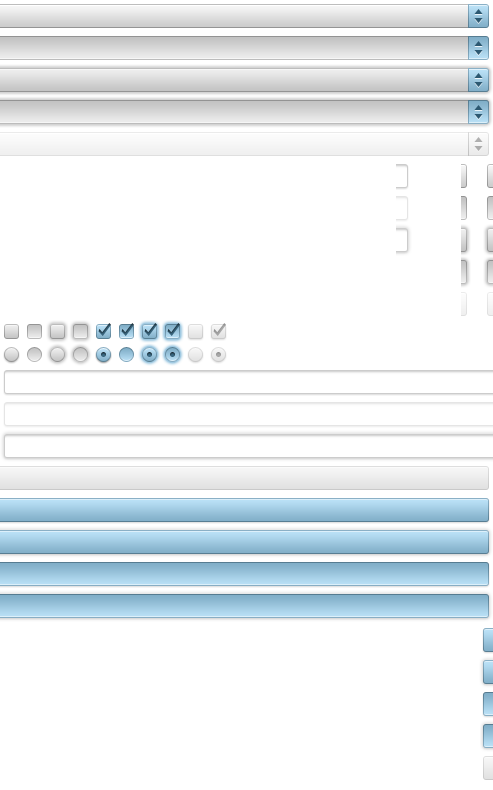
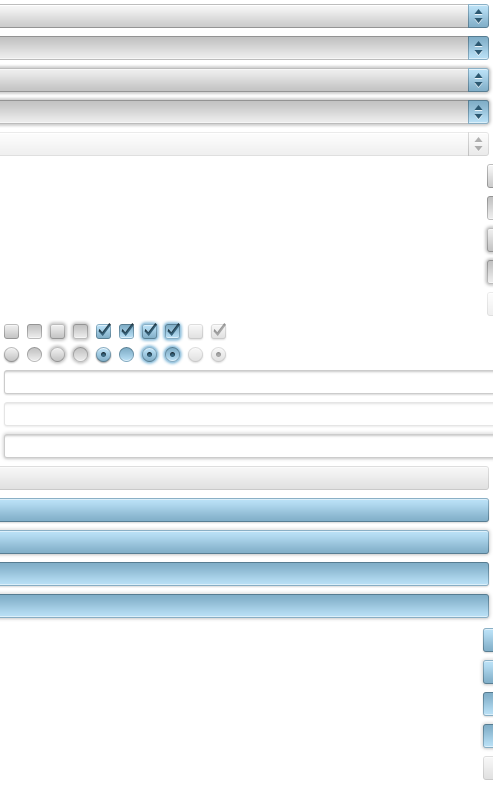
The second 493 × 790 image is a revision of the first. Changes to its layers:
removed layer "input" over [396,164,412,256]
removed layer "button gray" over [461,164,471,316]
